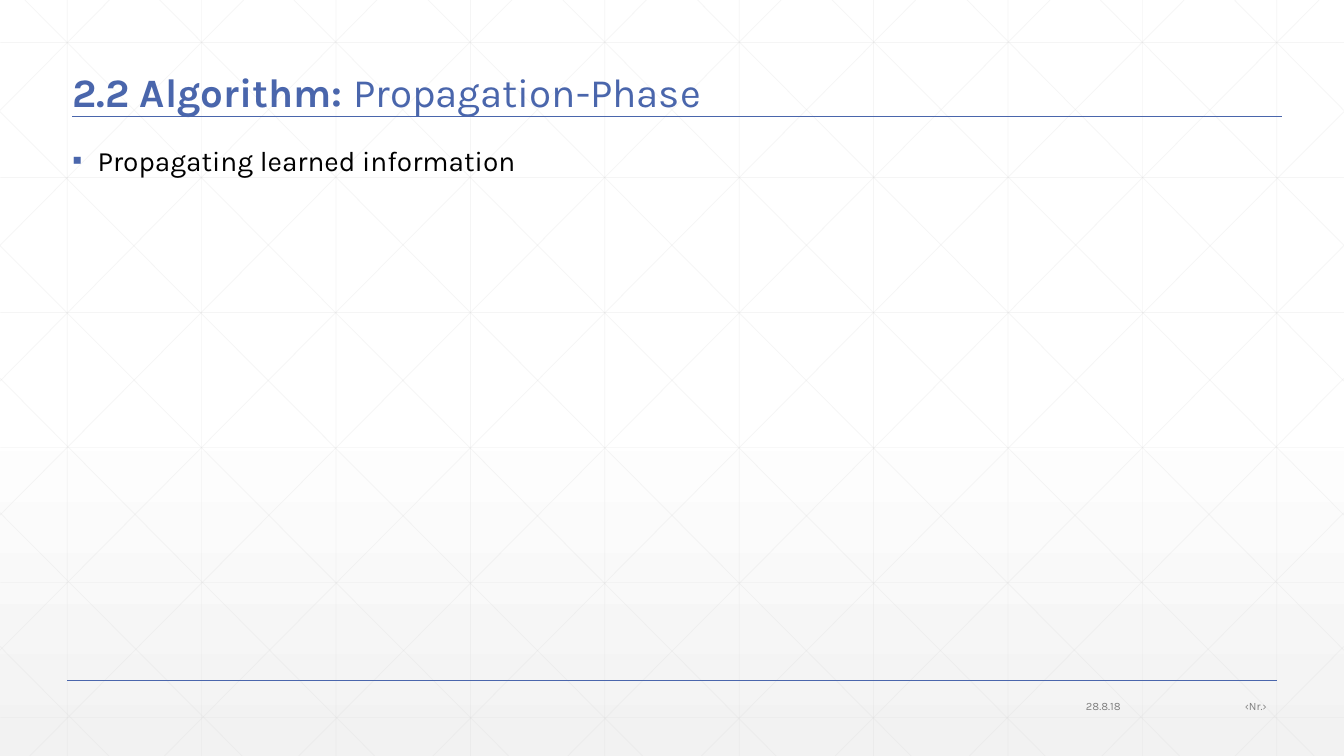
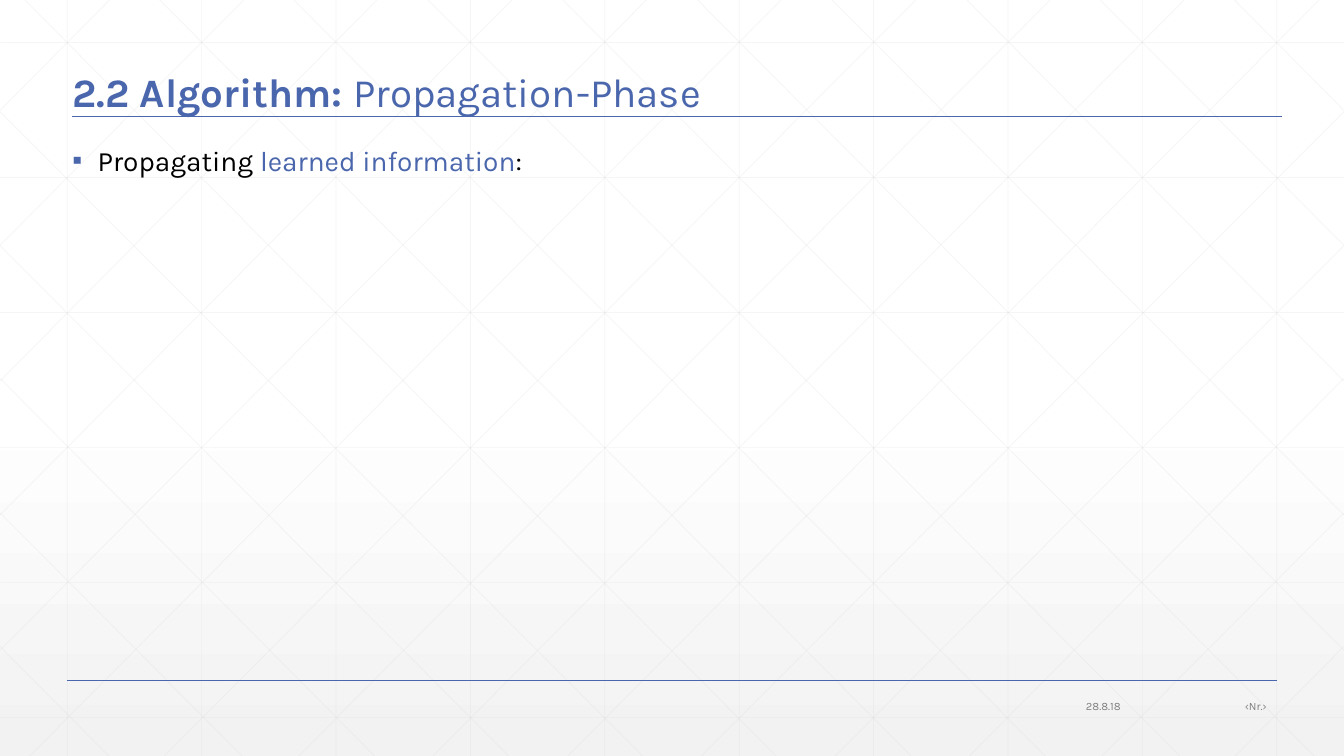
Before and after one commit to JonasWerner/BachelorThesis, a slide deck: slide 21 of Presentation/pdr_presentation.pptx. Drawn at 1344x756 pixels with LibreOffice and Linux fonts; fonts in the diff are those of the drawing; grey boxes stand for pictures. Boxes give left, top, right and bottom in pixels: in the first picture for what was removed or moved away, otherwise in the second. Text is boxed around its words. In the diff, an @@ line names an element or a change of style, - is before the commit and + after.

Commit message:
Added slides to lifted blocking-phase and propagation-phase

```diff
--- a/Presentation/pdr_presentation.pptx
+++ b/Presentation/pdr_presentation.pptx
@@ text at (98, 151, 522, 178): text changed; text colour #000000 to #4A66AC @@
-▪ Propagating learned information
+▪ Propagating learned information:
```
Also in this commit, not shown: 6 other slides changed, 9 slides added, 1 other file.
